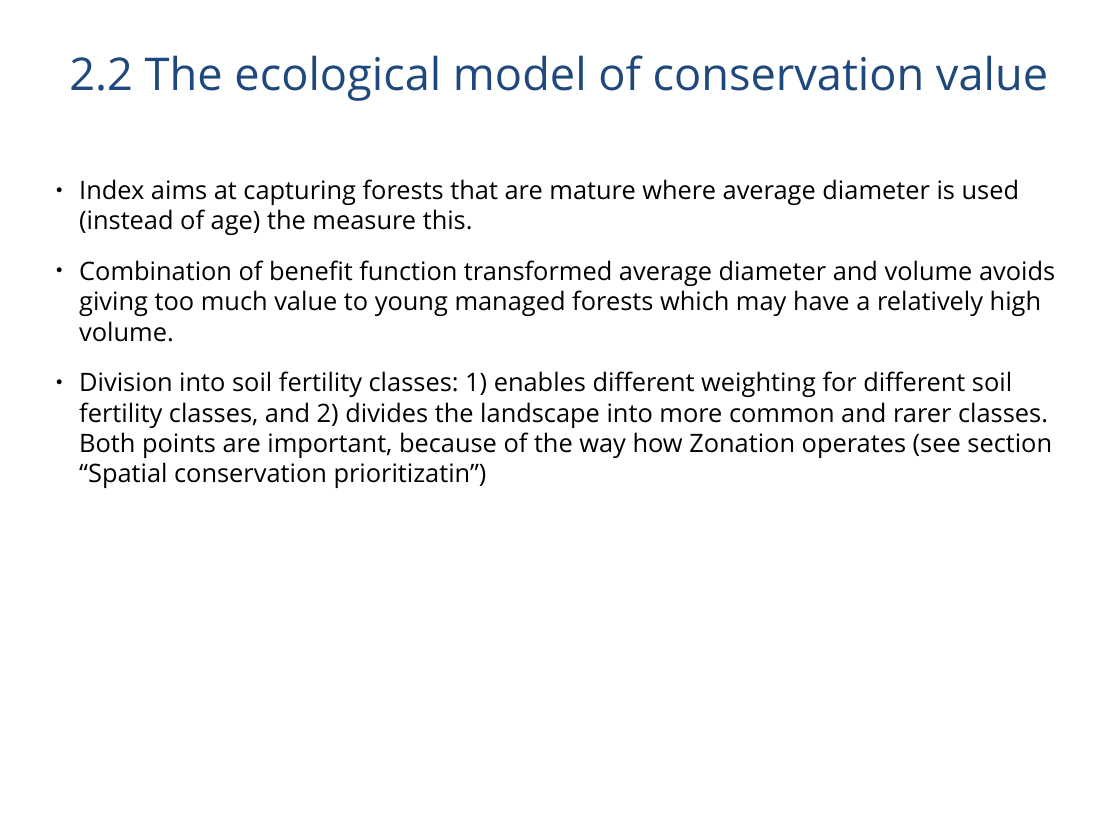
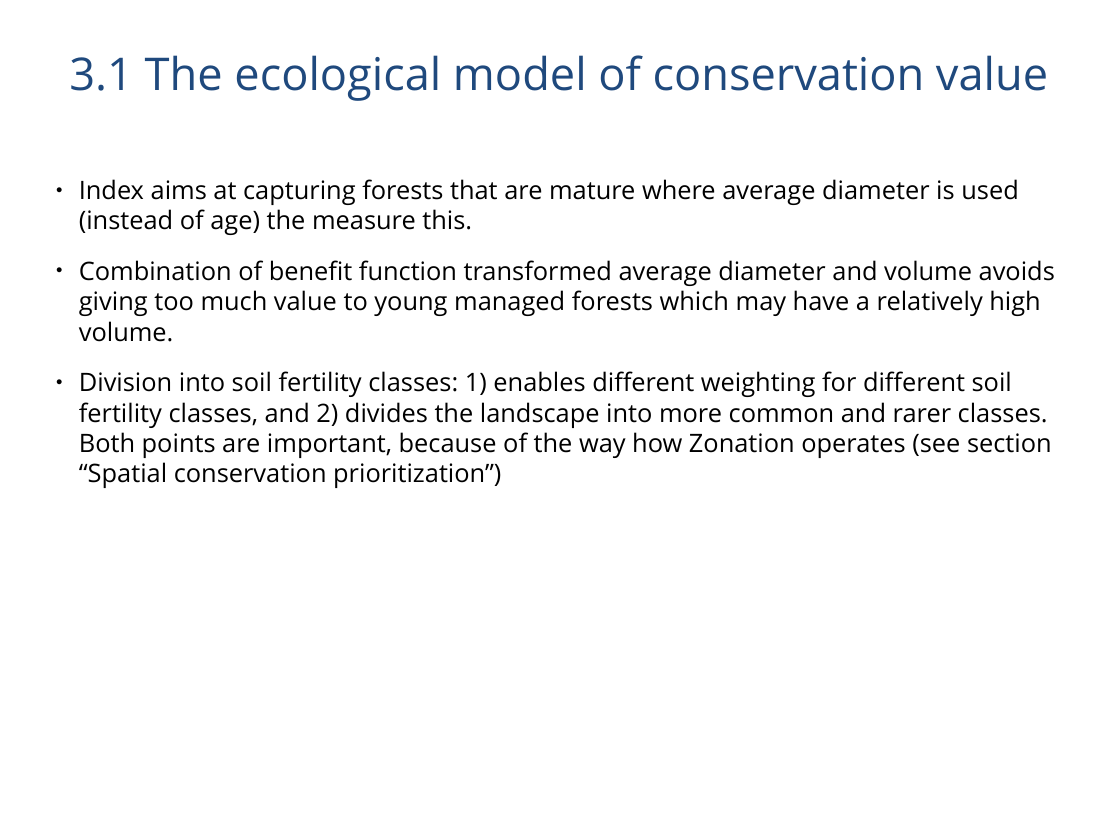
Before and after one commit to jlehtoma/validityms, a slide deck: slide 18 of reports/validity_ms_outline.ppt (slide 11 before the commit). Drawn at 1120x840 pixels with LibreOffice and Linux fonts; fonts in the diff are those of the drawing. Boxes give left, top, right and bottom in pixels: in the first picture for what was removed or moved away, otherwise in the second. Text is boxed around its words. In the diff, an @@ line names an element or a change of style, - is before the commit and + after.

Commit message:
Insert section headlines into the main text

```diff
--- a/reports/validity_ms_outline.ppt
+++ b/reports/validity_ms_outline.ppt
@@ title at <box>69,55,1048,101</box>: text changed @@
-2.2 The ecological model of conservation value
+3.1 The ecological model of conservation value
@@ text at <box>79,371,1052,488</box>: text changed @@
-● Division into soil fertility classes: 1) enables different weighting for different soil fertility classes, and 2) divides the landscape into more common and rarer classes. Both points are important, because of the way how Zonation operates (see section “Spatial conservation prioritizatin”)
+● Division into soil fertility classes: 1) enables different weighting for different soil fertility classes, and 2) divides the landscape into more common and rarer classes. Both points are important, because of the way how Zonation operates (see section “Spatial conservation prioritization”)
```
Also in this commit, not shown: 18 other slides changed, 2 slides added, 1 other file.
